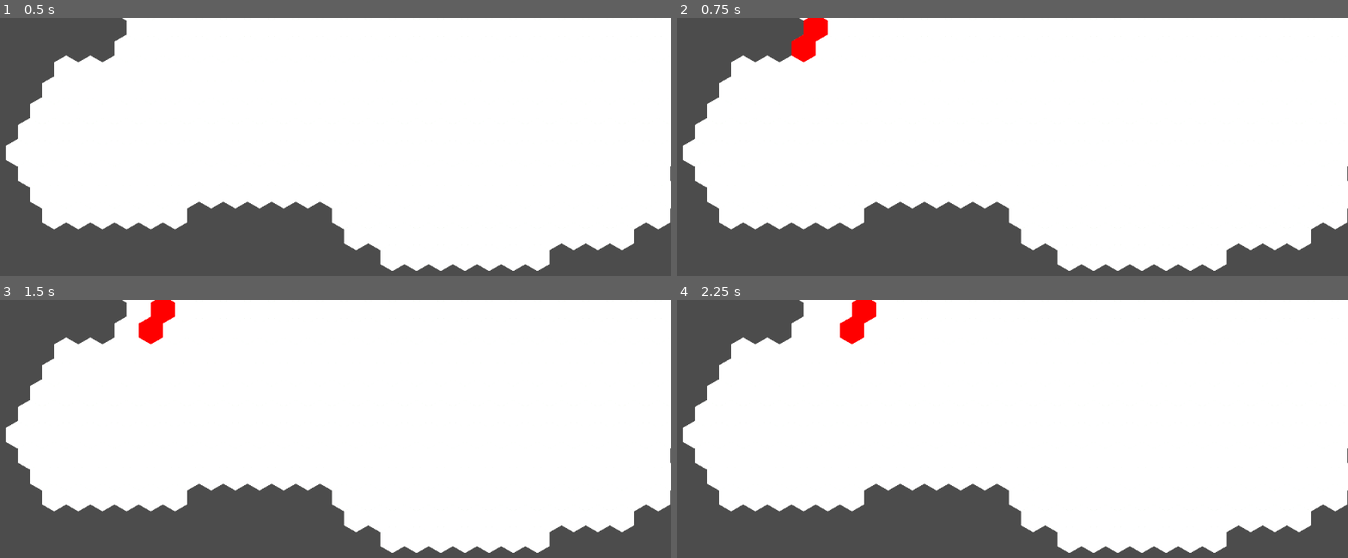
Above: before the commit, frames 1-4 (two rows, left to right).
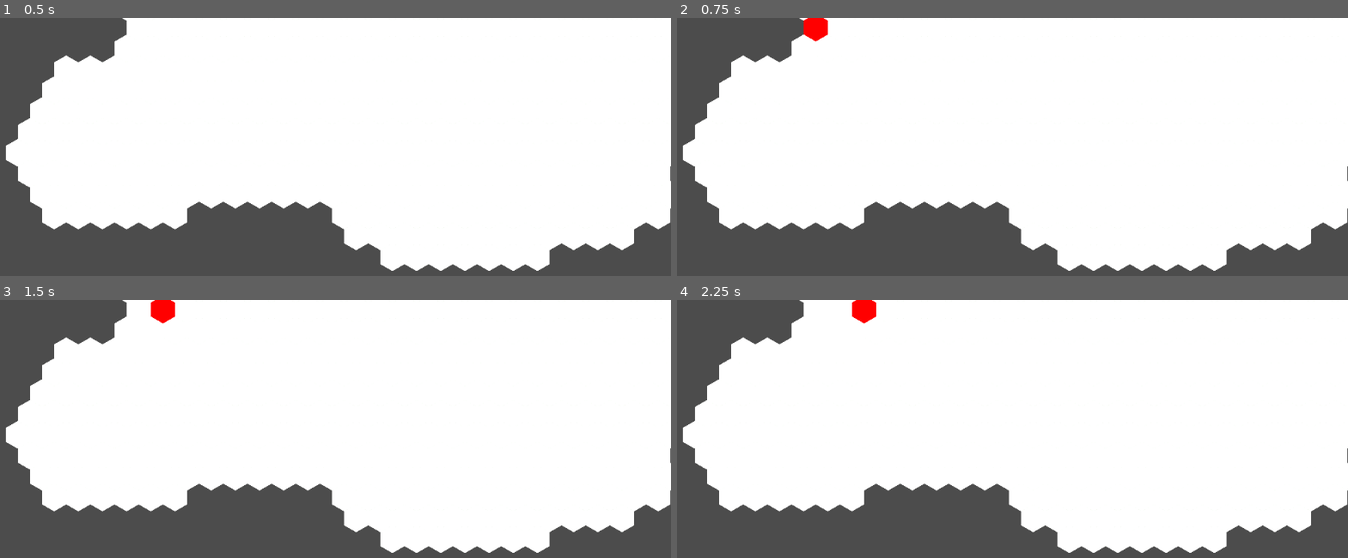
Above: after the commit, the same moments.

Repository: FeldrinH/HexOnline
Game: Godot game, scene res://GameWorld.tscn
The game is run twice, just before and just after one commit, with the same random seed, the same clock (stepped at 60 frames per second) and the same inputs.
Inputs (mouse positions are in pixels of both pictures, inside the frame that each line leads up to):
- Up to frame 1 (0.5 s): no input
- Up to frame 2 (0.75 s): tap Enter at 0.5 s; move the mouse to (804, 33) at 0.52 s; press the mouse at (804, 33) at 0.53 s
- Up to frame 3 (1.5 s): tap Space at 1.25 s; move the mouse to (147, 315) at 1.27 s; release the mouse at (147, 315) at 1.28 s; click (147, 315) at 1.35 s
- Up to frame 4 (2.25 s): tap Enter at 2 s; move the mouse to (851, 315) at 2.02 s; press the mouse at (851, 315) at 2.03 s

Frame 1 is identical in both runs. In frame 2, 0.3% of the frame differs, in the area x 17-21%, y 6-18%; in frame 3, 0.3%; in frame 4, 0.3%.

Commit message:
Add correct tile coordinates

Diff:
--- a/GameWorld.tscn
+++ b/GameWorld.tscn
@@ -25,7 +25,6 @@
 }
 
 [node name="TileMap" type="TileMap" parent="."]
-visible = false
 modulate = Color( 0.745098, 0.231373, 0.231373, 1 )
 position = Vector2( -90, 0 )
 tile_set = SubResource( 1 )
--- a/HexTile.tscn
+++ b/HexTile.tscn
@@ -11,6 +11,7 @@
 script = ExtResource( 2 )
 
 [node name="CollisionPolygon2D" type="CollisionPolygon2D" parent="."]
+visible = false
 polygon = PoolVector2Array( -90, 50, 0, -1, 90, 51, 90, 156, 0, 208, -90, 156 )
 
 [node name="Sprite" type="Sprite" parent="."]
--- a/Scripts/HexTile.gd
+++ b/Scripts/HexTile.gd
@@ -1,14 +1,32 @@
 extends Area2D
 
+onready var tile_manager = $".."
+
 var coordinate : Vector2
+var active : bool = false
 
 func mouse_entered():
-	self.modulate = Color(255, 0, 0)
-
+	set_active(true)
 
 func mouse_exited():
-	self.modulate = Color(255, 255, 255)
+	set_active(false)
 
-func mouse_pressed(Node, event, shape):
-	if event is InputEventMouseButton && event.pressed:
+func set_active(new_active):
+	if new_active:
+		if tile_manager.active_tile != null:
+			tile_manager.active_tile.set_active(false)
+
+		tile_manager.active_tile = self
+
+		self.modulate = Color(255,0,0)
+	else:
+		if tile_manager.active_tile == self:
+			tile_manager.active_tile = null
+
+		self.modulate = Color(255,255,255)
+
+	active = new_active
+
+func mouse_pressed(Node, event : InputEvent, shape):
+	if event.is_action_pressed("ui_mouse_left"):
 		print(coordinate)
--- a/Scripts/MapGridManager.gd
+++ b/Scripts/MapGridManager.gd
@@ -5,13 +5,16 @@
 onready var tilemap : TileMap = $"../TileMap"
 
 const tile_dict = {}
+var active_tile = null
 
 func _ready():
+	print(posmod(-3, 2))
+
 	for coordinate in tilemap.get_used_cells():
 		var tile_instance = tile_scene.instance()
 		tile_instance.set_position(tilemap.map_to_world(coordinate))
 
-		coordinate.x *= 2
+		coordinate.x = coordinate.x * 2 + posmod(coordinate.y, 2)
 		tile_dict[coordinate] = tile_instance
 		tile_instance.coordinate = coordinate
 		tile_instance.set_name(str(coordinate))
@@ -19,3 +22,6 @@
 		add_child(tile_instance)
 
 	tilemap.queue_free()
+
+func get_tile(coord):
+	return tile_dict[coord]
--- a/project.godot
+++ b/project.godot
@@ -18,3 +18,11 @@
 config/name="HexGame"
 run/main_scene="res://GameWorld.tscn"
 config/icon="res://icon.png"
+
+[input]
+
+ui_mouse_left={
+"deadzone": 0.5,
+"events": [ Object(InputEventMouseButton,"resource_local_to_scene":false,"resource_name":"","device":0,"alt":false,"shift":false,"control":false,"meta":false,"command":false,"button_mask":0,"position":Vector2( 0, 0 ),"global_position":Vector2( 0, 0 ),"factor":1.0,"button_index":1,"pressed":false,"doubleclick":false,"script":null)
+ ]
+}
